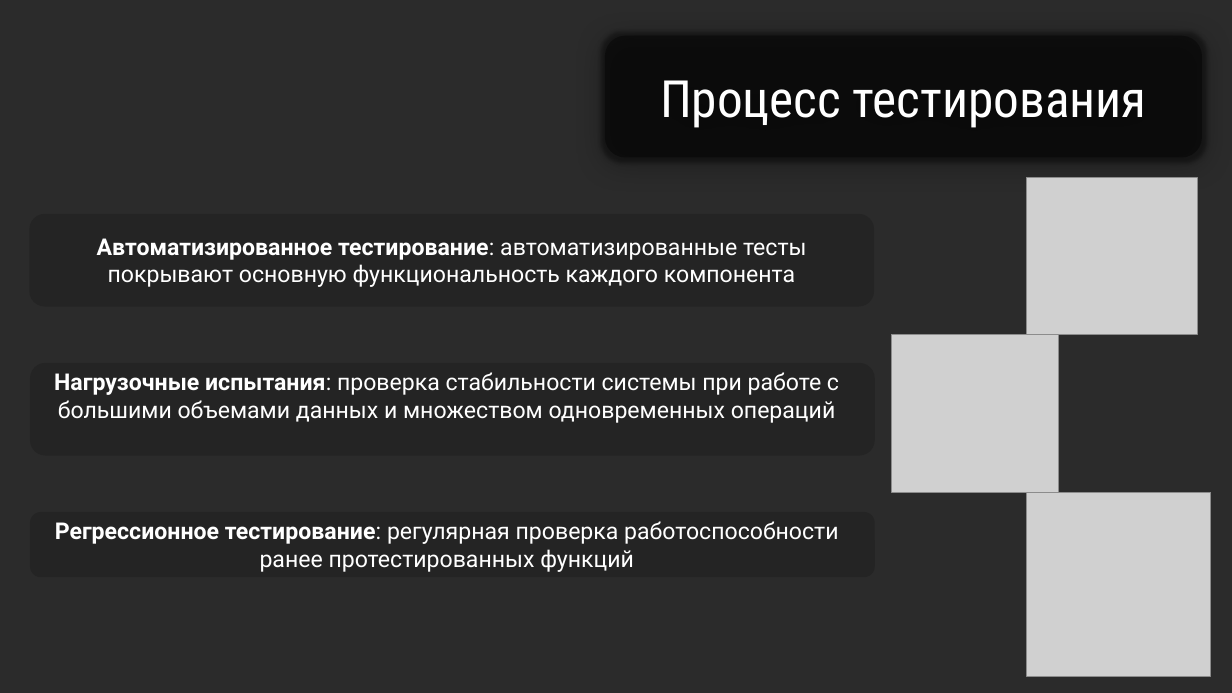
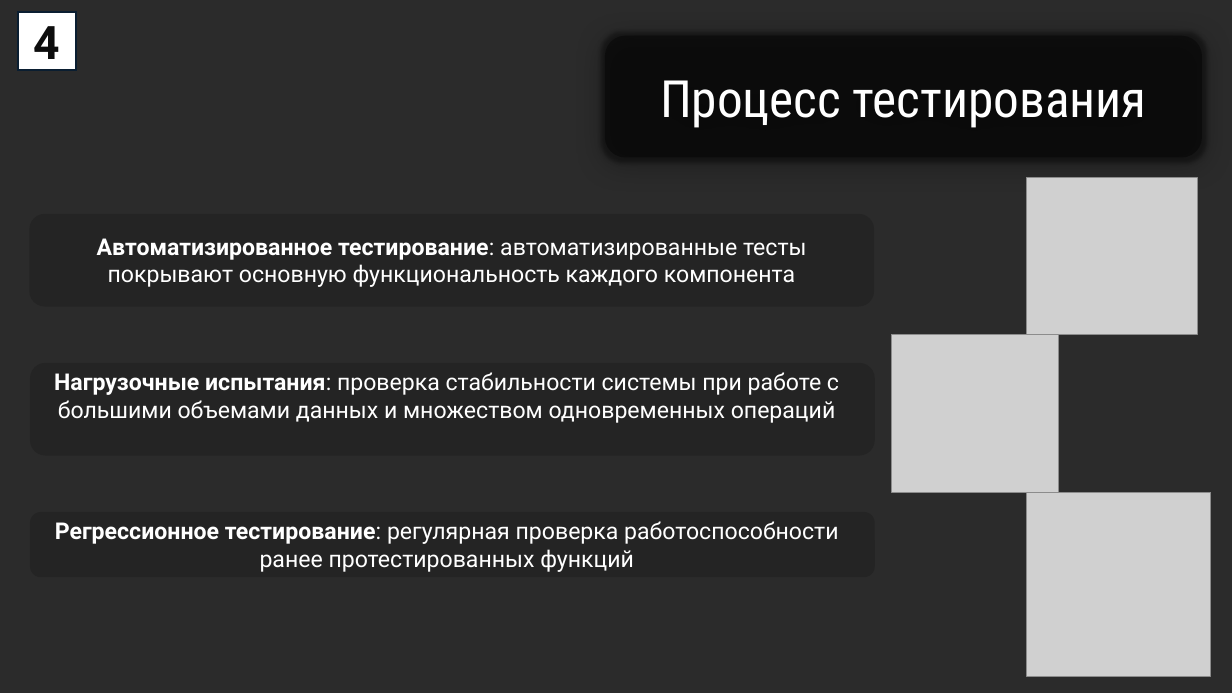
Before and after one commit to KlosHiHi/PITPM, a slide deck: slide 4 of pract/pract5/Презентация.pptx. Drawn at 1232x693 pixels with LibreOffice and Linux fonts; fonts in the diff are those of the drawing; grey boxes stand for pictures; background and template pictures are left out; a plain dark background stands for a picture behind light text. Boxes give left, top, right and bottom in pixels: in the first picture for what was removed or moved away, otherwise in the second. Text is boxed around its words. In the diff, an @@ line names an element or a change of style, - is before the commit and + after.

```diff
--- a/pract/pract5/Презентация.pptx
+++ b/pract/pract5/Презентация.pptx
@@ rectangle added at bbox=[18, 12, 77, 70], fill #FFFFFF, outline #0B1E31 1.5 pt, 36 pt, text #0D0D0D, bold @@
+4
```
Also in this commit, not shown: 4 other slides changed, 2 slides added, 2 slides removed, 16 other files.
